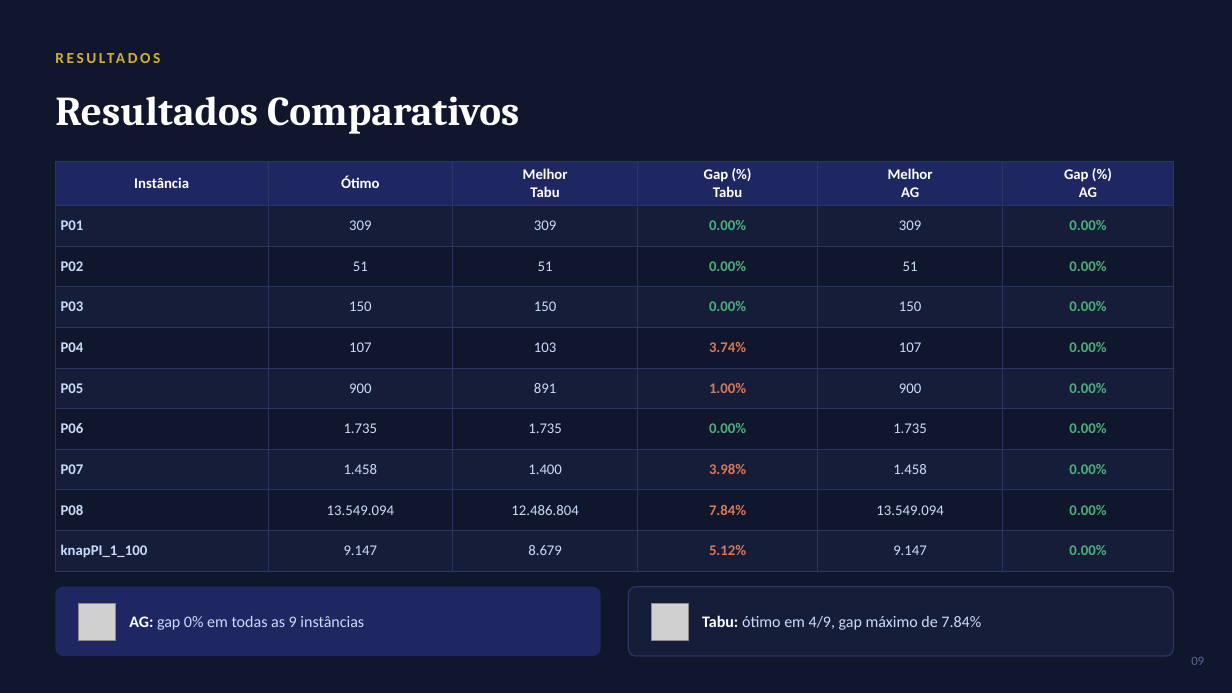
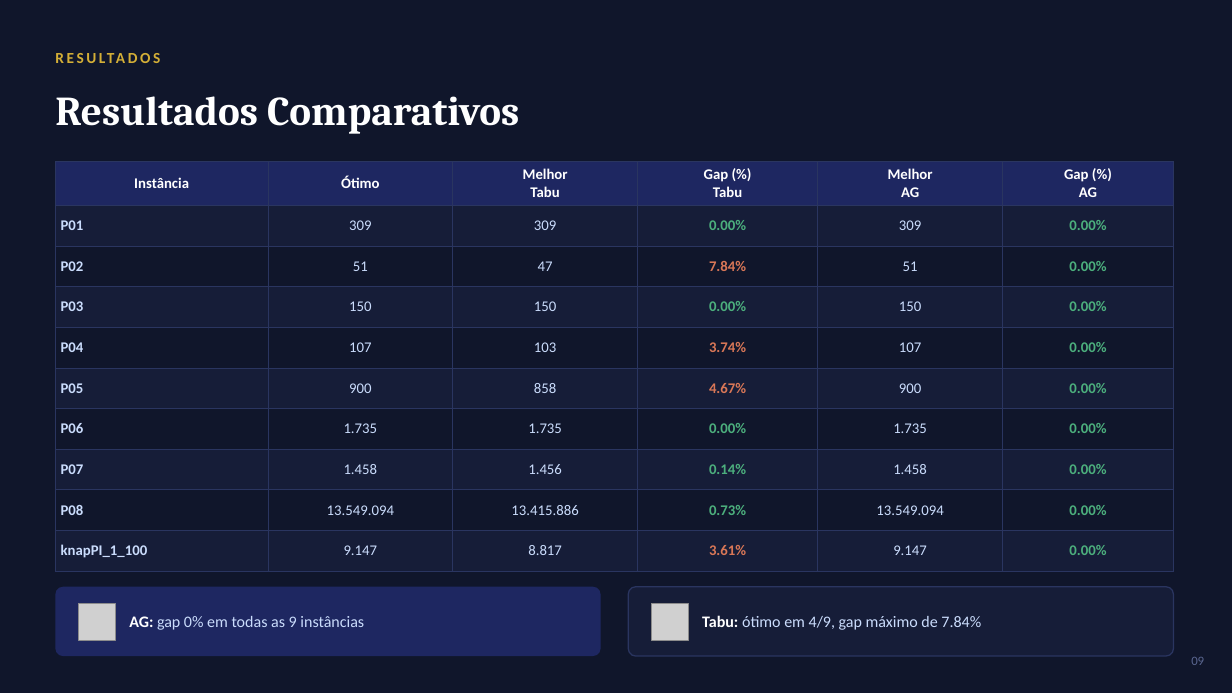
Before and after one commit to MayconCarpes/Mochila01, a slide deck: slide 9 of Mochila01_MetaHeuristicas_TabuVsAG.pptx. Drawn at 1232x693 pixels with LibreOffice and Linux fonts; fonts in the diff are those of the drawing; grey boxes stand for pictures. Boxes give left, top, right and bottom in pixels: in the first picture for what was removed or moved away, otherwise in the second. Text is boxed around its words. In the diff, an @@ line names an element or a change of style, - is before the commit and + after.

```diff
--- a/Mochila01_MetaHeuristicas_TabuVsAG.pptx
+++ b/Mochila01_MetaHeuristicas_TabuVsAG.pptx
@@ table at [55,162,1174,571] @@
-row 3, column 3: 51
+row 3, column 3: 47
-row 3, column 4: 0.00%
+row 3, column 4: 7.84%
-row 6, column 3: 891
+row 6, column 3: 858
-row 6, column 4: 1.00%
+row 6, column 4: 4.67%
-row 8, column 3: 1.400
+row 8, column 3: 1.456
-row 8, column 4: 3.98%
+row 8, column 4: 0.14%
-row 9, column 3: 12.486.804
+row 9, column 3: 13.415.886
-row 9, column 4: 7.84%
+row 9, column 4: 0.73%
-row 10, column 3: 8.679
+row 10, column 3: 8.817
-row 10, column 4: 5.12%
+row 10, column 4: 3.61%
```
Also in this commit, not shown: 2 other slides changed.
